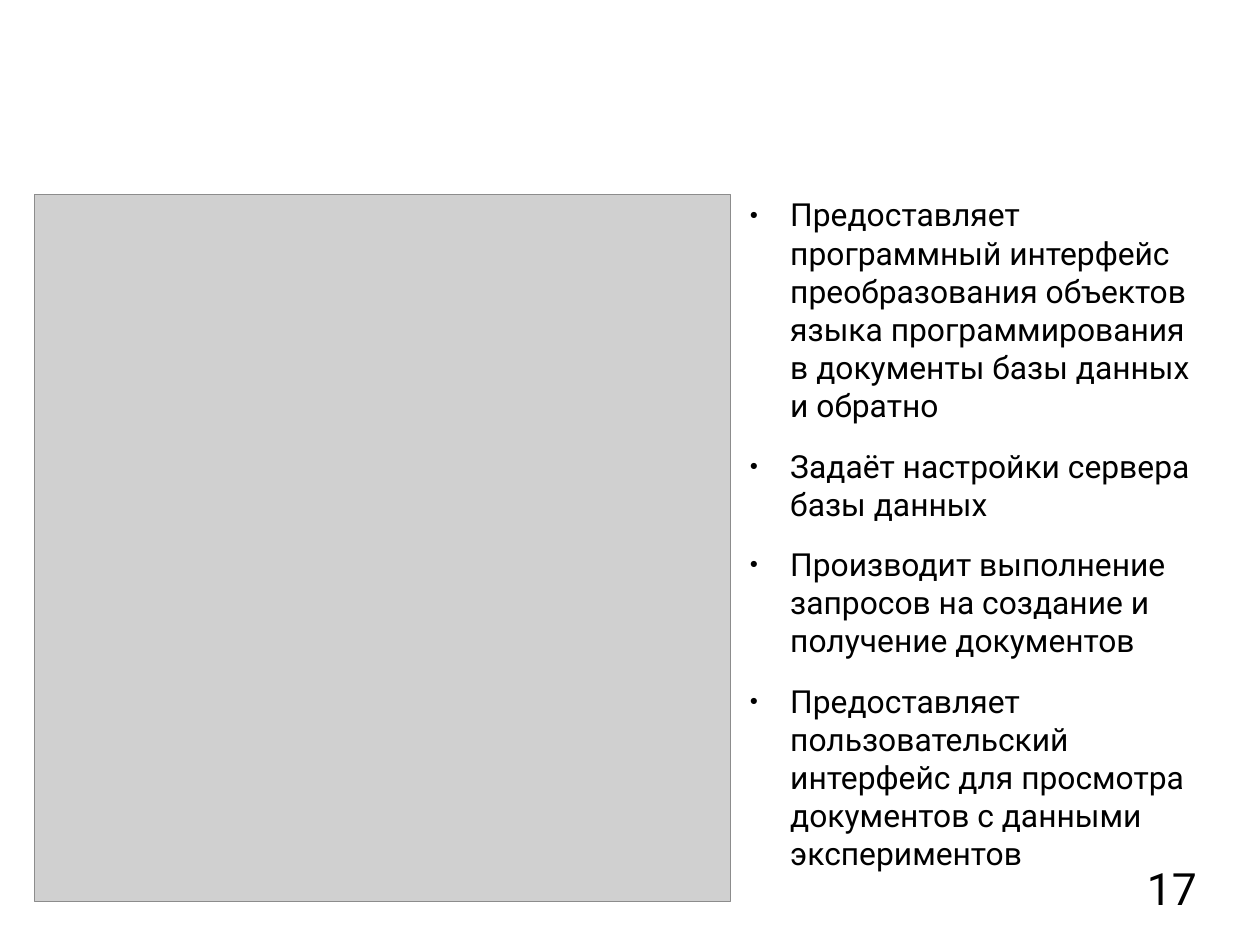
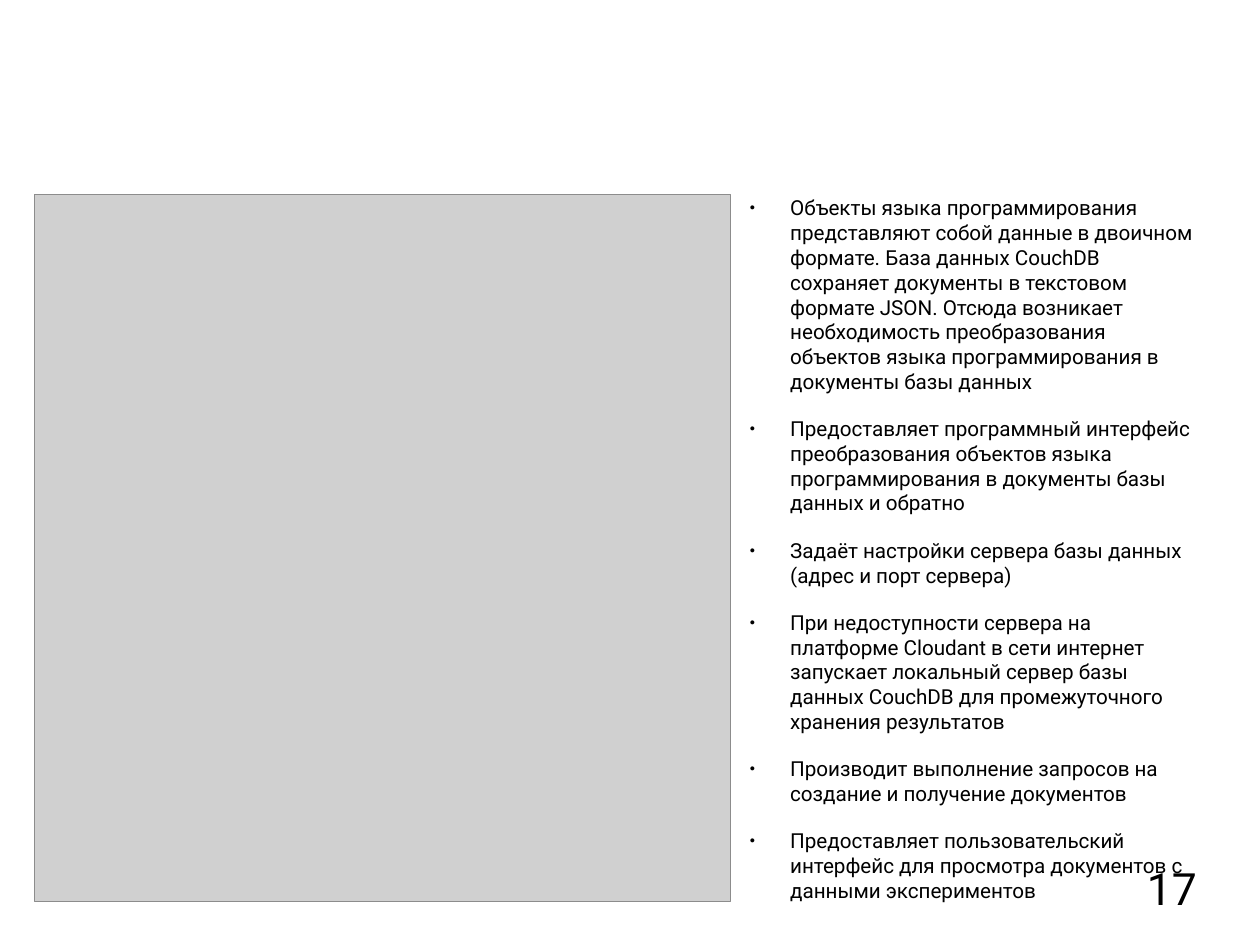
Before and after one commit to mkpankov/adaptor, a slide deck: slide 17 of diploma/defense/brochure.odp. Drawn at 1260x945 pixels with LibreOffice and Linux fonts; fonts in the diff are those of the drawing; grey boxes stand for pictures; background and template pictures are left out. Boxes give left, top, right and bottom in pixels: in the first picture for what was removed or moved away, otherwise in the second. Text is boxed around its words. In the diff, an @@ line names an element or a change of style, - is before the commit and + after.

```diff
--- a/diploma/defense/brochure.odp
+++ b/diploma/defense/brochure.odp
@@ text at bbox=[790, 199, 1192, 394]: paragraph added @@
+● Объекты языка программирования представляют собой данные в двоичном формате. База данных CouchDB сохраняет документы в текстовом формате JSON. Отсюда возникает необходимость преобразования объектов языка программирования в документы базы данных
@@ text at bbox=[790, 420, 1190, 853]: size 20 to 13 pt in "Предоставляет программный интерфейс преобразования объектов  ...", "Производит выполнение запросов на создание и получение ...", "Предоставляет пользовательский интерфейс для просмотра докум ..." @@
@@ text at bbox=[790, 542, 1182, 734]: text changed; size 20 to 13 pt @@
-● Задаёт настройки сервера базы данных
+● Задаёт настройки сервера базы данных (адрес и порт сервера)
+● При недоступности сервера на платформе Cloudant в сети интернет запускает локальный сервер базы данных CouchDB для промежуточного хранения результатов
```
Also in this commit, not shown: 3 other slides changed, 1 slide added, 1 slide removed.
